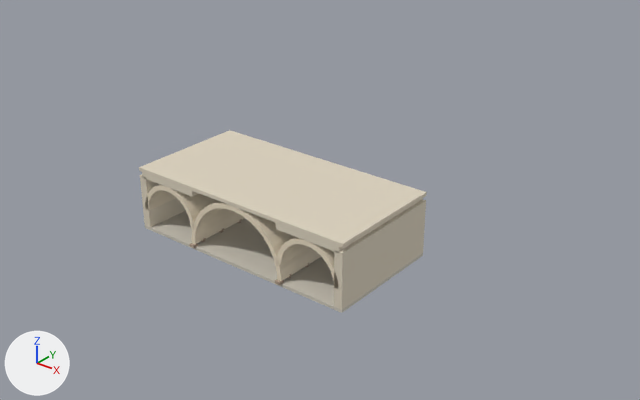
Before and after pictures for a commit that changed the glTF model models/furniture/cp_bethesda_terrace.glb.
Camera for both pictures: a 50 mm camera at (48.1, -54.2, 39.0) aimed at (-0.3, 6.3, 1.5). The axes (+X, +Y, +Z) are drawn at lower left. The lights are the same throughout. The older version comes first. Vertices at exactly the same position are counted once.

Names of what the first picture shows: 'BethesdaTerrace'.
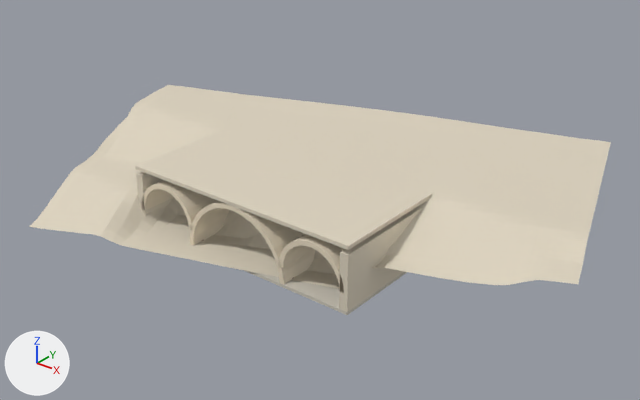
Commit message: Rebuild terrace model from DEM heightmap — surface matches terrain edges

Diff of the bpy script that builds the scene:
```diff
--- a/models/furniture/cp_bethesda_terrace.glb.py
+++ b/models/furniture/cp_bethesda_terrace.glb.py
@@ me_cube @@
 # used by ob_bethesdaterrace; location = (0.0, 0.0, 0.0)
-me_cube.from_pydata(...)  # 684 vertices, 1224 faces; spans x -11.8..11.8, y -6.2..6.2, z -0.3..6.0
+me_cube.from_pydata(...)  # 2060 vertices, 3852 faces; spans x -28.1..27.7, y -13.2..27.7, z -0.3..6.0
+# me_cube part 1: a new loose piece, a box spanning x -12.34..12.34, y -6.0..6.0, z 5.65..6.0, in mat_sandstone (pale yellow #ddd3bf)
+# me_cube part 2: the loose piece of 68 vertices spanning x -11.4..-4.9, y -6.0..6.0, z 1.8..5.1 is scaled about its middle by (1.05, 1, 1.05), then moved by (-0.4, 0.0, -0.1)
+# me_cube part 3: the loose piece of 68 vertices spanning x 4.9..11.4, y -6.0..6.0, z 1.8..5.1 is scaled about its middle by (1.05, 1, 1.05), then moved by (0.4, 0.0, -0.1)
+# me_cube part 4: a new loose piece of 1428 vertices spanning x -28.1..27.7, y -13.2..27.7, z 0.0..6.0, in mat_sandstone (pale yellow #ddd3bf)
+# me_cube part 5: a new loose piece of 20 vertices spanning x -12.3..12.3, y -6.0..6.0, z -0.3..5.2
+# me_cube part 6: 14 loose pieces with 232 vertices, spanning x -5.4..5.4, y -6.2..6.2, z 0.0..0.4, are deleted
+# me_cube part 7: 40 vertices moved within x -5.2..5.2, y -5.0..5.0, z 0.0..0.2; 244 vertices removed from x -11.8..11.8, y -6.0..6.0, z -0.3..6.0; 396 vertices added at x -5.7..5.7, y -6.0..6.0, z 0.0..5.2
 me_cube.materials.append(mat_stairstone)
```

Where the change shows, as pixel boxes [x1, y1, x2, y2] in the pictures (640 x 400 px; the box of a moved part takes in the faces that stretch with it):
'BethesdaTerrace', reshaped (102% wider, 26% taller)
    before: [139, 130, 427, 313]
    after: [29, 85, 611, 315]
part 1 of me_cube, added (pale yellow)
    after: [135, 129, 432, 250]
part 2 of me_cube, moved or reshaped
    before: [146, 185, 218, 229]
    after: [142, 180, 218, 230]
part 3 of me_cube, moved or reshaped
    before: [277, 237, 339, 289]
    after: [279, 234, 344, 292]
part 4 of me_cube, added (pale yellow)
    after: [29, 85, 611, 289]
part 5 of me_cube, added
    after: [136, 172, 421, 315]
part 6 of me_cube, deleted (mostly hidden)
    before: [189, 219, 309, 285]
part 7 of me_cube, moved or reshaped
    before: [139, 130, 427, 313]
    after: [190, 201, 315, 285]
